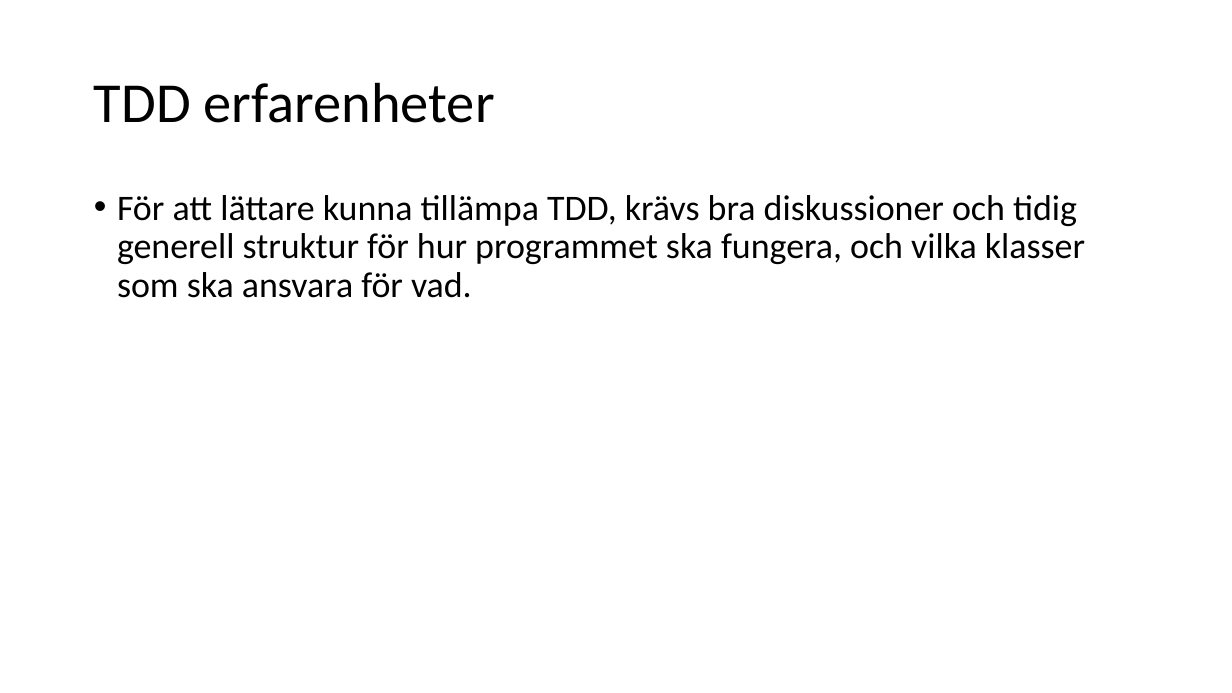
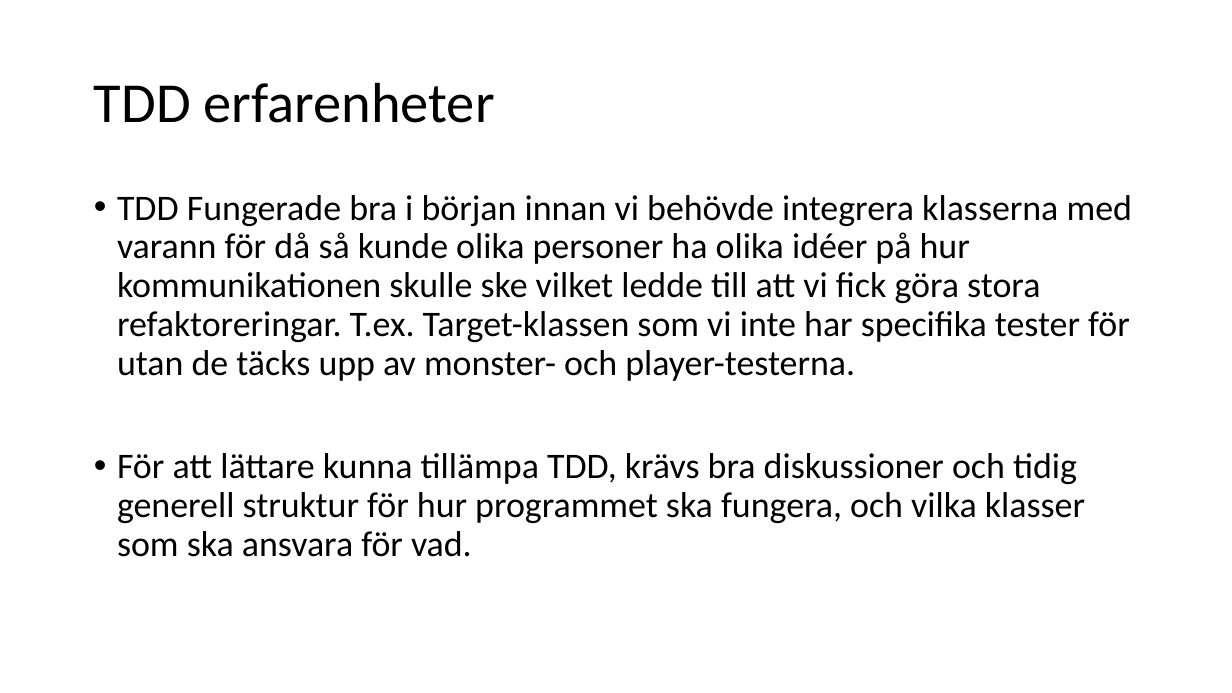
Before and after one commit to knopp10000/Inte_Roligt, a slide deck: slide 18 of slutredovisning.pptx (slide 17 before the commit). Drawn at 1232x693 pixels with LibreOffice and Linux fonts; fonts in the diff are those of the drawing. Boxes give left, top, right and bottom in pixels: in the first picture for what was removed or moved away, otherwise in the second. Text is boxed around its words. In the diff, an @@ line names an element or a change of style, - is before the commit and + after.

```diff
--- a/slutredovisning.pptx
+++ b/slutredovisning.pptx
@@ text at [117, 195, 1132, 381]: paragraph added @@
+• TDD Fungerade bra i början innan vi behövde integrera klasserna med varann för då så kunde olika personer ha olika idéer på hur kommunikationen skulle ske vilket ledde till att vi fick göra stora refaktoreringar. T.ex. Target-klassen som vi inte har specifika tester för utan de täcks upp av monster- och player-testerna.
```
Also in this commit, not shown: 1 other slide changed, 1 slide added.
